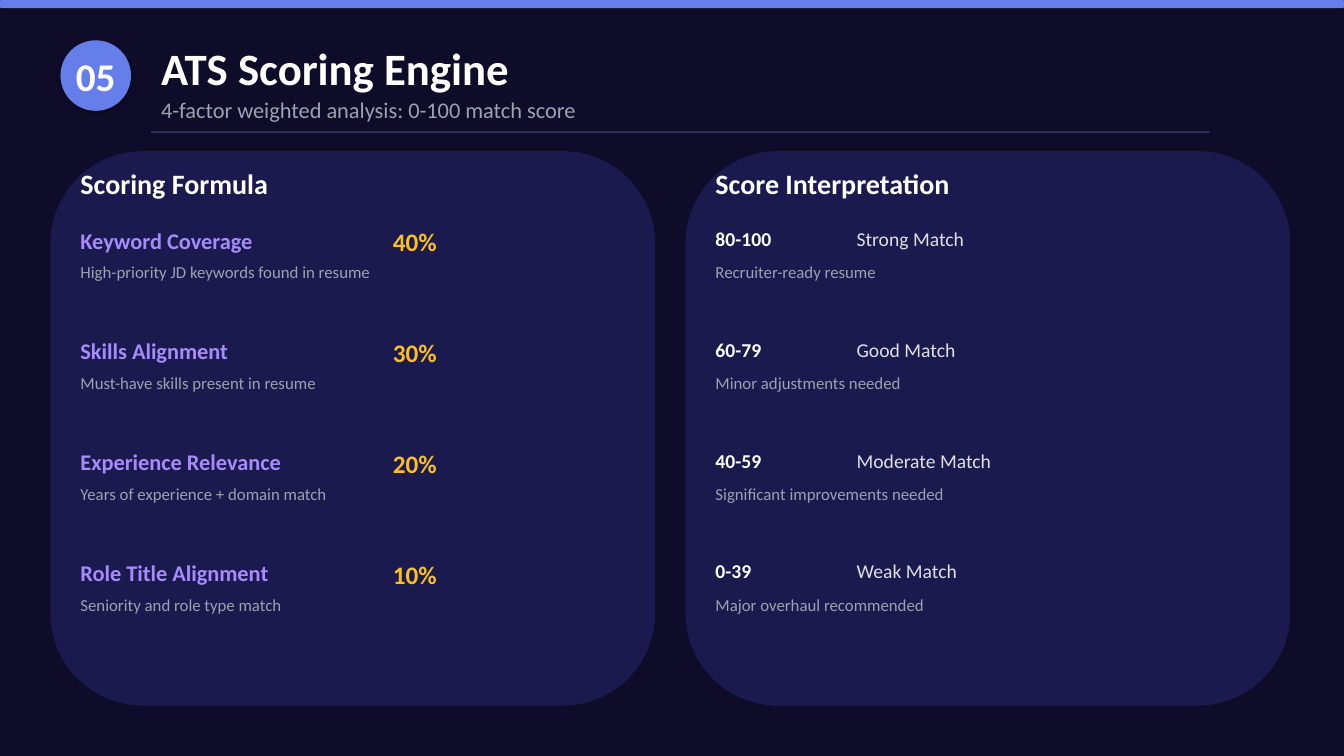
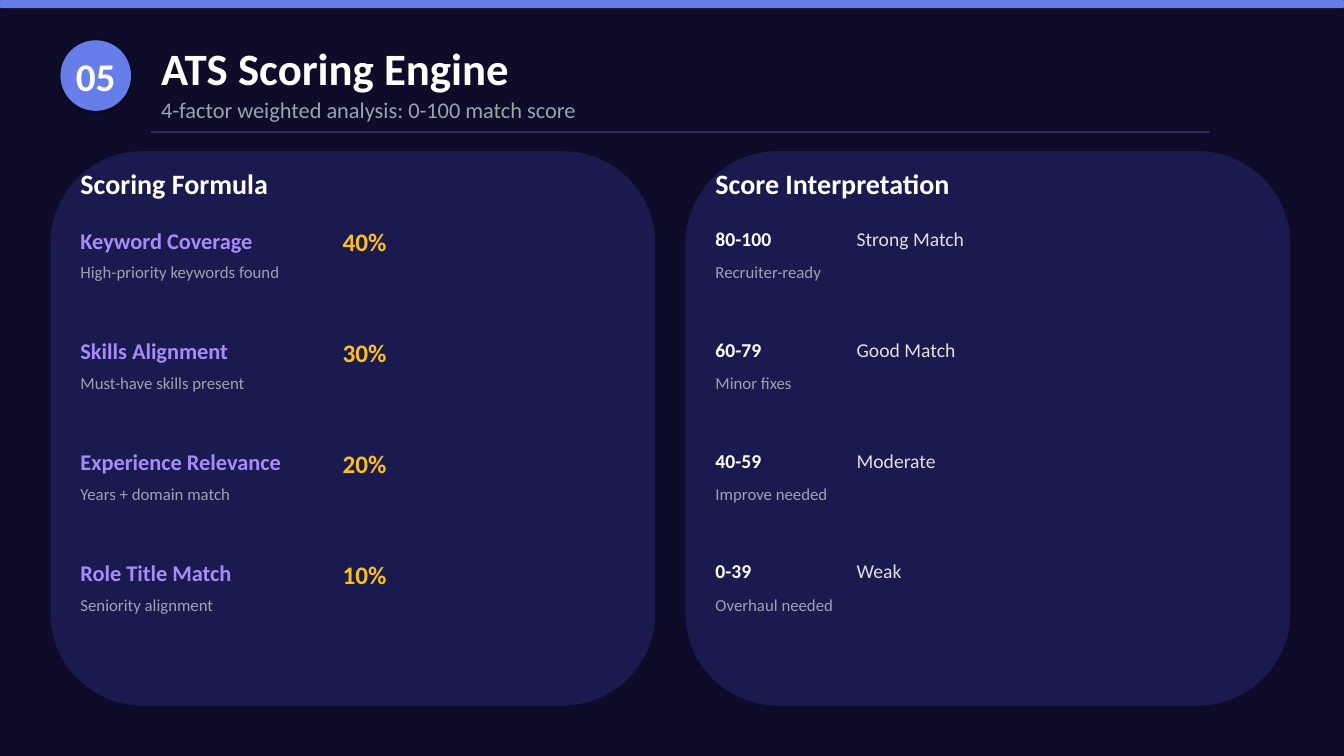
Before and after one commit to nitinkumar30/aiResumeOptimizer, a slide deck: slide 6 of AI_Resume_Optimizer_Presentation.pptx. Drawn at 1344x756 pixels with LibreOffice and Linux fonts; fonts in the diff are those of the drawing. Boxes give left, top, right and bottom in pixels: in the first picture for what was removed or moved away, otherwise in the second. Text is boxed around its words. In the diff, an @@ line names an element or a change of style, - is before the commit and + after.

```diff
--- a/AI_Resume_Optimizer_Presentation.pptx
+++ b/AI_Resume_Optimizer_Presentation.pptx
@@ text at (80, 266, 279, 281): text changed @@
-High-priority JD keywords found in resume
+High-priority keywords found
@@ text at (715, 266, 820, 281): text changed @@
-Recruiter-ready resume
+Recruiter-ready
@@ text at (80, 377, 244, 392): text changed @@
-Must-have skills present in resume
+Must-have skills present
@@ text at (715, 377, 792, 389): text changed @@
-Minor adjustments needed
+Minor fixes
@@ text at (857, 454, 936, 468): text changed @@
-Moderate Match
+Moderate
@@ text at (80, 488, 230, 500): text changed @@
-Years of experience + domain match
+Years + domain match
@@ text at (715, 488, 827, 503): text changed @@
-Significant improvements needed
+Improve needed
@@ text at (80, 565, 231, 581): text changed @@
-Role Title Alignment
+Role Title Match
@@ 4 texts: place and size @@
-4 texts at (393, 233, 437, 584)
+4 texts at (343, 233, 387, 584)
@@ text at (857, 564, 902, 578): text changed @@
-Weak Match
+Weak
@@ text at (80, 599, 213, 614): text changed @@
-Seniority and role type match
+Seniority alignment
@@ text at (715, 599, 833, 611): text changed @@
-Major overhaul recommended
+Overhaul needed
```
Also in this commit, not shown: 10 other slides changed, 2 slides added, 1 slide removed, 8 other files.
